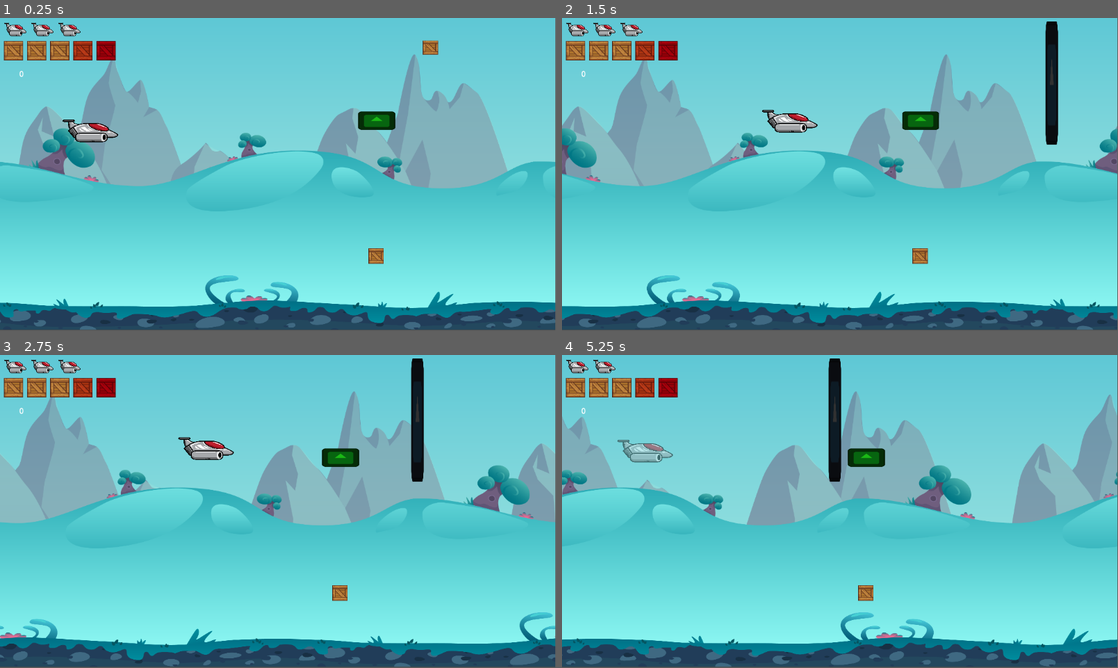
Above: before the commit, frames 1-4 (two rows, left to right).
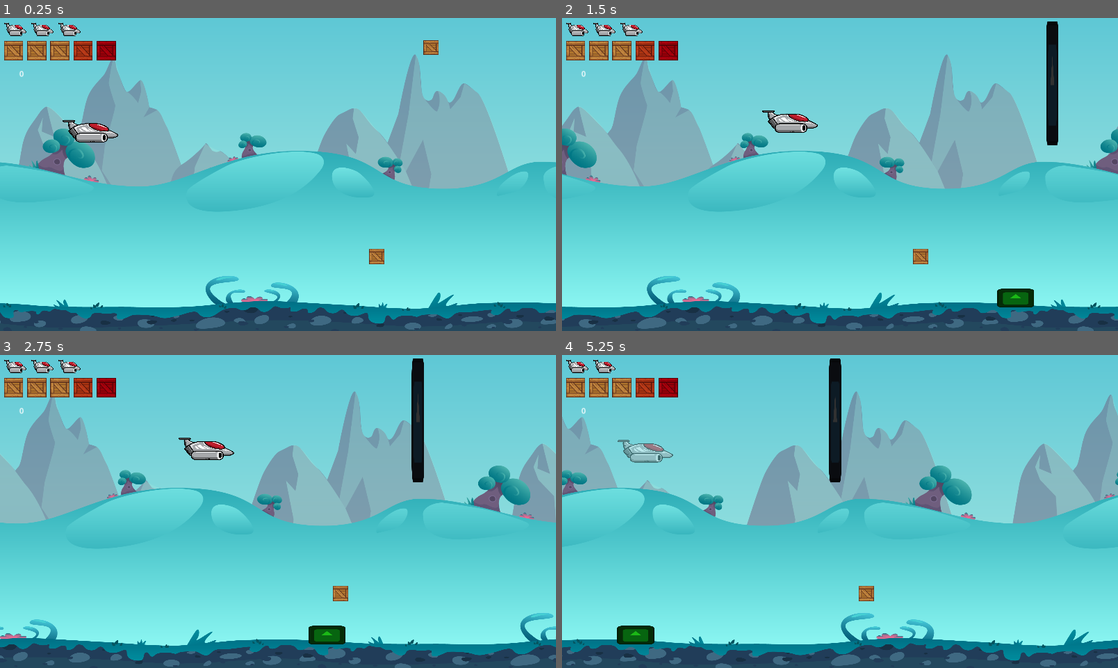
Above: after the commit, the same moments.

Repository: Ikkisoad/Godot-WIld-Jam-65
Game: Godot game, scene res://Scenes/main.tscn
The game is run twice, just before and just after one commit, with the same random seed, the same clock (stepped at 60 frames per second) and the same inputs. The engine's default icon, where the game draws it, is replaced by a stand-in: a white triangle on a blue panel in a dark square.
Inputs:
- Up to frame 1 (0.25 s): no input
- Up to frame 2 (1.5 s): hold Space (release) 0.53-1.28 s; hold Right (right) from 0.53 s (still down); tap Up (up) at 0.77 s; tap Space (release) at 1.35 s
- Up to frame 3 (2.75 s): tap Up (up) at 1.52 s; release Right (right) at 2.03 s; hold Left (left) from 2.03 s (still down); hold Space (release) from 2.03 s (still down)
- Up to frame 4 (5.25 s): release Left (left) at 2.78 s; release Space (release) at 2.78 s; hold Right (right) 2.78-4.28 s; tap Space (release) at 2.85, 4.35 s; tap Up (up) at 3.02, 3.77, 4.52 s; hold Space (release) 3.53-4.28 s; hold Left (left) 4.28-5.03 s; hold Right (right) from 5.03 s (still down); hold Space (release) from 5.03 s (still down)
In our replay, the window is 799x449 before the commit and 800x450 after it. These sizes can differ from the game's own. Grey fills any space a smaller window leaves; there, only what the larger window draws over its background counts as a difference.

The runs differ from the first frame. In frame 1, 2.7% of the frame differs, in the area x 0-100%, y 0-100%; in frame 2, 3.2%; in frame 3, 3.2%; in frame 4, 3.1%.

Commit message:
ReceptorSpawner,Floor,ceiling
Added the ReceptorSpawner, the floor and also a ceiling so the player can not go out of the boundaries of the screen.

Diff:
--- a/Scenes/PackageReceptor.gd
+++ b/Scenes/PackageReceptor.gd
@@ -1,9 +1,9 @@
 extends Area2D
 
-const xSpeed = 0.5
+const xSpeed = 3.5
 const PACKAGE_GP_NAME = "Package"
 
-func _physics_process(delta):
+func _process(delta):
 	position.x -= xSpeed
 
 func _on_body_entered(body: Node2D) -> void:
--- a/Scenes/PackageReceptor.tscn
+++ b/Scenes/PackageReceptor.tscn
@@ -8,6 +8,8 @@
 
 [node name="PackageReceptor" type="Area2D"]
 scale = Vector2(2, 1)
+collision_layer = 16
+collision_mask = 4
 script = ExtResource("1_l1oh7")
 
 [node name="ReceptorSprite" type="Sprite2D" parent="."]
--- a/Scenes/main.tscn
+++ b/Scenes/main.tscn
@@ -1,13 +1,16 @@
-[gd_scene load_steps=9 format=3 uid="uid://xc8t6u507cqd"]
+[gd_scene load_steps=10 format=3 uid="uid://xc8t6u507cqd"]
 
 [ext_resource type="PackedScene" uid="uid://cqtrdkxlpceen" path="res://Scenes/player.tscn" id="1_r6k3x"]
 [ext_resource type="PackedScene" uid="uid://divsfyh5qki2a" path="res://Scenes/package.tscn" id="2_5sxe3"]
 [ext_resource type="PackedScene" uid="uid://biu65rj6tid0f" path="res://Scenes/paralax_background_1.tscn" id="3_lo5e1"]
 [ext_resource type="PackedScene" uid="uid://rcxwkai6mlla" path="res://Scenes/released_pakcage.tscn" id="4_iqu02"]
 [ext_resource type="PackedScene" uid="uid://scblduqim57u" path="res://Scenes/obstacle_area.tscn" id="5_mf4rs"]
-[ext_resource type="PackedScene" uid="uid://b7aufiipletp3" path="res://Scenes/PackageReceptor.tscn" id="6_itoak"]
 [ext_resource type="PackedScene" uid="uid://cg6t4spgk1qw" path="res://Scenes/ingame_hud.tscn" id="7_iydhu"]
 [ext_resource type="PackedScene" uid="uid://bmx72x1u6cfw2" path="res://Scenes/spawner.tscn" id="8_5vr4f"]
+[ext_resource type="PackedScene" uid="uid://c52bb7yo5w8q3" path="res://Scenes/receptors_spawner.tscn" id="9_87dwk"]
+
+[sub_resource type="RectangleShape2D" id="RectangleShape2D_sneci"]
+size = Vector2(1163, 46)
 
 [node name="Main" type="Node2D"]
 
@@ -25,11 +28,26 @@
 
 [node name="ObjectArea" parent="." instance=ExtResource("5_mf4rs")]
 position = Vector2(1196, 135)
-
-[node name="PackageReceptor" parent="." instance=ExtResource("6_itoak")]
-position = Vector2(789, 213)
+collision_layer = 8
 
 [node name="IngameHUD" parent="." instance=ExtResource("7_iydhu")]
 
 [node name="Spawner" parent="." instance=ExtResource("8_5vr4f")]
 position = Vector2(1248, -6)
+
+[node name="ReceptorSpawner" parent="." instance=ExtResource("9_87dwk")]
+
+[node name="Floor" type="StaticBody2D" parent="."]
+collision_layer = 2
+
+[node name="FloorCollision" type="CollisionShape2D" parent="Floor"]
+position = Vector2(588, 625)
+shape = SubResource("RectangleShape2D_sneci")
+
+[node name="Ceiling" type="StaticBody2D" parent="."]
+position = Vector2(0, -28)
+collision_layer = 32
+
+[node name="CeillingCollision" type="CollisionShape2D" parent="Ceiling"]
+position = Vector2(588, 9)
+shape = SubResource("RectangleShape2D_sneci")
--- a/Scenes/package.tscn
+++ b/Scenes/package.tscn
@@ -19,6 +19,8 @@
 [node name="Package" type="Node2D"]
 
 [node name="Area2D" type="Area2D" parent="."]
+collision_layer = 4
+collision_mask = 17
 script = ExtResource("1_j4dyj")
 
 [node name="CollisionShape2D" type="CollisionShape2D" parent="Area2D"]
--- a/Scenes/player.tscn
+++ b/Scenes/player.tscn
@@ -22,6 +22,7 @@
 script = ExtResource("1_0qyt6")
 
 [node name="CharacterBody2D" type="CharacterBody2D" parent="." groups=["player"]]
+collision_mask = 46
 script = ExtResource("1_0uhlm")
 
 [node name="AnimatedSprite2D" type="AnimatedSprite2D" parent="CharacterBody2D"]
--- /dev/null
+++ b/Scenes/receptors_spawner.gd
@@ -0,0 +1,24 @@
+extends Node2D
+
+@export var receptors : PackedScene
+@onready var spawnerPos: Marker2D = $SpawnerPos
+@onready var spawnTimer: Timer = $SpawnTimer
+@onready var receptorsHolder: Node = $ReceptorsHolder
+
+# Called when the node enters the scene tree for the first time.
+func _ready() -> void:
+	InstanciateReceptors()
+	spawnTimer.start()
+
+func InstanciateReceptors():
+	#Getting the Marker2D x Position
+	var newXPos = spawnerPos.position.x
+	#Instanciating the receptor
+	var newReceptors = receptors.instantiate()
+	#adding the new position to the newReceptor
+	newReceptors.position = Vector2(newXPos, spawnerPos.position.y)
+	#Adding new Receptors to be a child of receptorsHolder
+	receptorsHolder.add_child(newReceptors)
+
+func _on_spawn_timer_timeout() -> void:
+	InstanciateReceptors()
--- /dev/null
+++ b/Scenes/receptors_spawner.tscn
@@ -0,0 +1,20 @@
+[gd_scene load_steps=3 format=3 uid="uid://c52bb7yo5w8q3"]
+
+[ext_resource type="Script" path="res://Scenes/receptors_spawner.gd" id="1_xeibm"]
+[ext_resource type="PackedScene" uid="uid://b7aufiipletp3" path="res://Scenes/PackageReceptor.tscn" id="2_gtqv1"]
+
+[node name="ReceptorSpawner" type="Node2D"]
+position = Vector2(0, -2)
+script = ExtResource("1_xeibm")
+receptors = ExtResource("2_gtqv1")
+
+[node name="SpawnerPos" type="Marker2D" parent="."]
+position = Vector2(1255, 580)
+gizmo_extents = 52.3
+
+[node name="SpawnTimer" type="Timer" parent="."]
+wait_time = 7.0
+
+[node name="ReceptorsHolder" type="Node" parent="."]
+
+[connection signal="timeout" from="SpawnTimer" to="." method="_on_spawn_timer_timeout"]
--- a/Scenes/released_pakcage.tscn
+++ b/Scenes/released_pakcage.tscn
@@ -19,6 +19,8 @@
 [node name="ReleasedPakcage" type="Node2D"]
 
 [node name="RigidBody2D" type="RigidBody2D" parent="." groups=["Package"]]
+collision_layer = 4
+collision_mask = 16
 script = ExtResource("1_os7ps")
 
 [node name="CollisionShape2D" type="CollisionShape2D" parent="RigidBody2D"]
--- a/project.godot
+++ b/project.godot
@@ -18,6 +18,10 @@
 [autoload]
 
 Autoload="*res://Script/autoload.gd"
+
+[display]
+
+window/stretch/mode="canvas_items"
 
 [input]
 
@@ -51,6 +55,15 @@
 ]
 }
 
+[layer_names]
+
+2d_physics/layer_1="plane"
+2d_physics/layer_2="floor"
+2d_physics/layer_3="crates"
+2d_physics/layer_4="obstacles"
+2d_physics/layer_5="cratesReceptors"
+2d_physics/layer_6="ceiling"
+
 [rendering]
 
 renderer/rendering_method="gl_compatibility"
